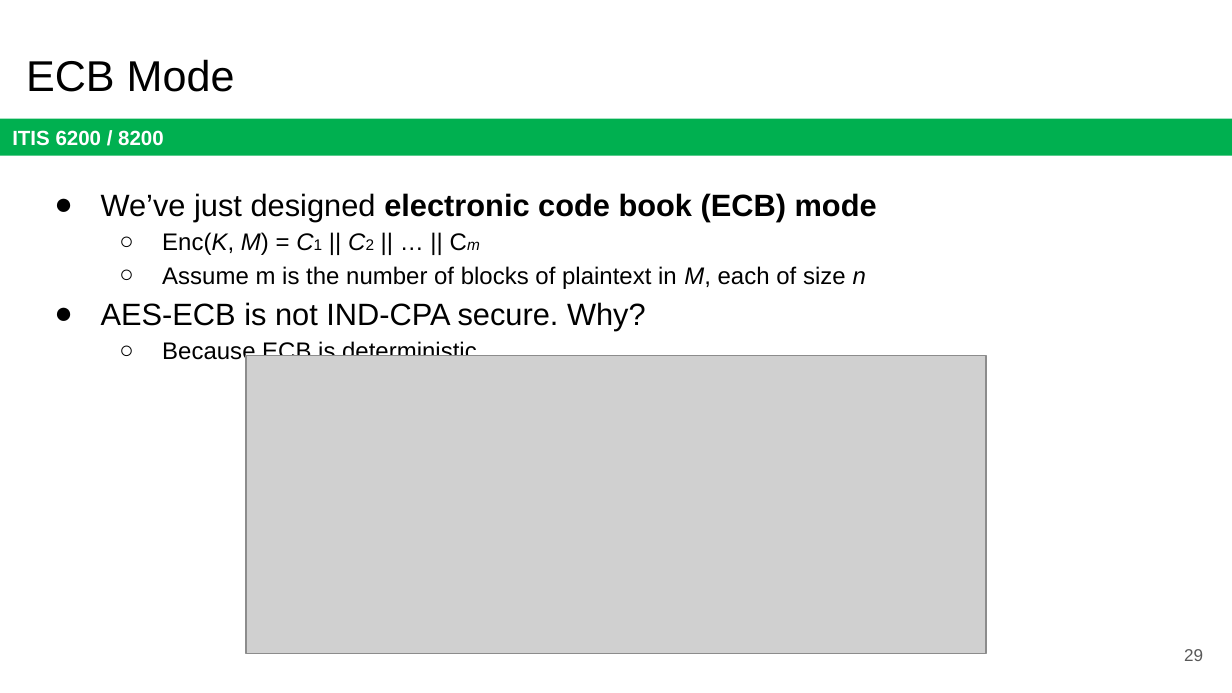
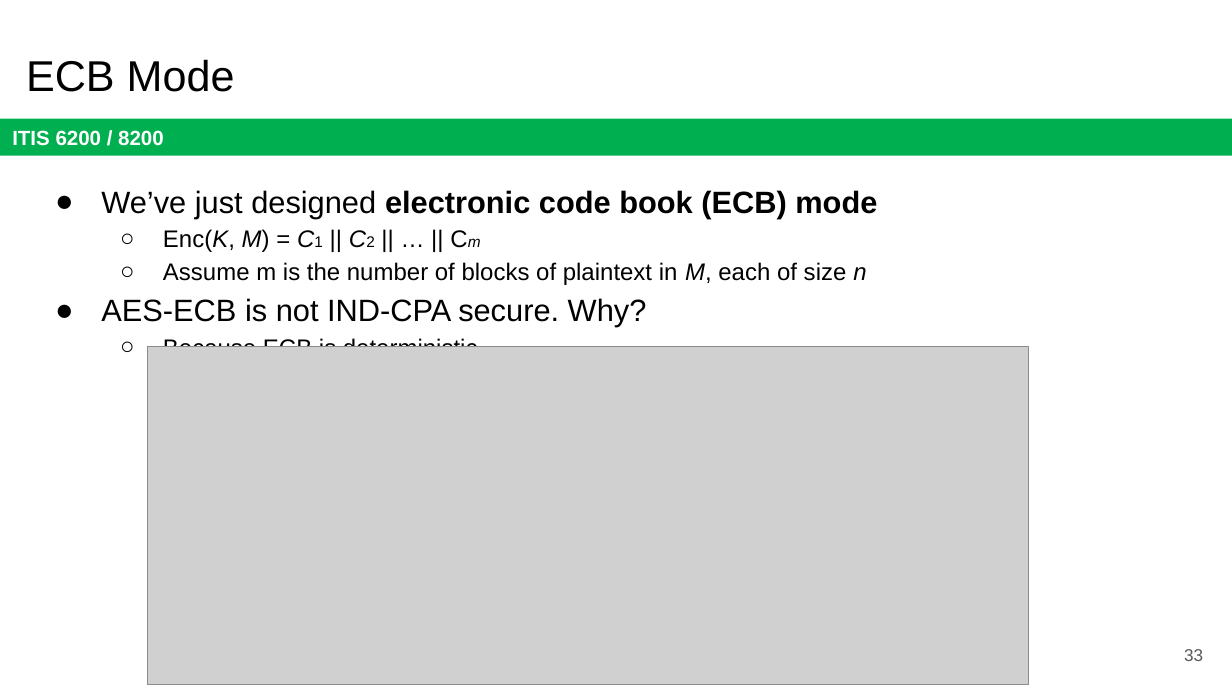
Before and after one commit to jx5c/github.io, a slide deck: slide 33 of teaching/ITIS6200/2023fa/lectures/lec03.pptx (slide 29 before the commit). Drawn at 1232x693 pixels with LibreOffice and Linux fonts; fonts in the diff are those of the drawing; grey boxes stand for pictures. Boxes give left, top, right and bottom in pixels: in the first picture for what was removed or moved away, otherwise in the second. Text is boxed around its words. In the diff, an @@ line names an element or a change of style, - is before the commit and + after.

```diff
--- a/teaching/ITIS6200/2023fa/lectures/lec03.pptx
+++ b/teaching/ITIS6200/2023fa/lectures/lec03.pptx
@@ text "We’ve just designed electronic code ..." rewrapped from [101,193,877,365] to [101,190,877,347] @@
@@ picture: place and size @@
-picture at [246,356,987,654]
+picture at [148,346,1029,685]
@@ page number at [1184,649,1203,661]: text changed @@
-29
+33
```
Also in this commit, not shown: 7 other slides changed, 6 slides added, 2 slides removed, 1 other file.
